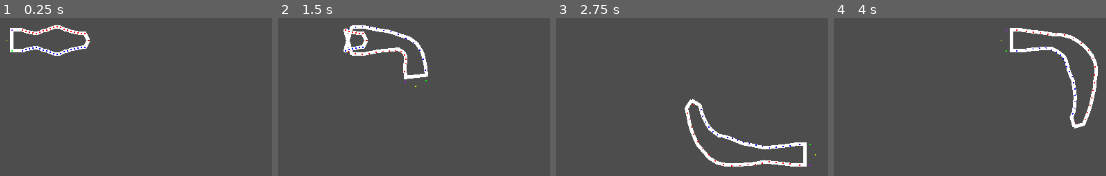
Above: before the commit, frames 1-4 (left to right).
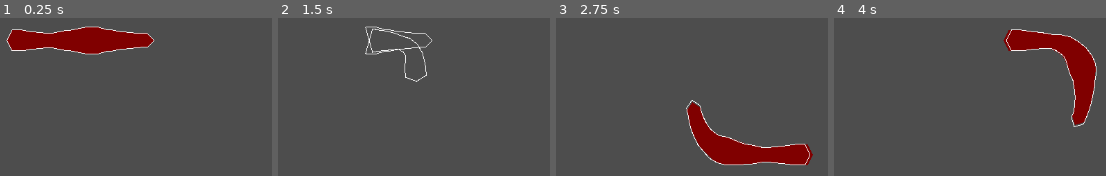
Above: after the commit, the same moments.

Repository: SeldonHh/procedural-animations
Game: Godot game, scene res://Game/scenes/main_scene/node.tscn
Two runs of this game, one before a commit and one after it. Both use one fixed random seed, a clock stepped at 60 frames per second and the inputs below.
Inputs:
- Up to frame 1 (0.25 s): no input
- Up to frame 2 (1.5 s): tap Enter at 0.5 s; hold D (right) 0.53-1.28 s; hold S (down) from 1.28 s (still down)
- Up to frame 3 (2.75 s): release S (down) at 2.03 s; hold D (right) from 2.03 s (still down)
- Up to frame 4 (4 s): release D (right) at 2.78 s; hold W (up) 2.78-3.53 s; hold A (left) from 3.53 s (still down)

The runs differ from the first frame. In frame 1, 7.4% of the frame differs, in the area x 2-57%, y 4-25%; in frame 2, 2.9%; in frame 3, 7.9%, in the area x 47-96%, y 50-95%; in frame 4, 7.9%.

Commit message:
Finished Creature script except cosmetics

Diff:
--- a/procedural_animation/Game/scenes/creature/creature.gd
+++ b/procedural_animation/Game/scenes/creature/creature.gd
@@ -5,11 +5,17 @@
 var head : Structure_Point = null
 var structure_points : Array[Structure_Point] = []
 var points : Array[Vector2]
+var body_color : Color = Color.WEB_MAROON
+var outline_color : Color = Color.WHITE
+
+func _draw() -> void:
+	draw_polygon(points,[body_color])
 
 func _ready() -> void:
+	$Line2D.default_color = outline_color
 	for i in len(body_sizes):
 		var new_point = structure_point_scene.instantiate()
-		new_point.position.x = i * 100/len(body_sizes)
+		new_point.position.x = i * 500/len(body_sizes)
 		new_point.radius = body_sizes[i]
 		new_point.parent = self
 		if i == 0:
@@ -21,14 +27,15 @@
 		if i < len(structure_points)-1:
 			structure_points[i].next_point = structure_points[i+1]
 
-func _process(delta: float) -> void:
+func _process(_delta: float) -> void:
 	$Line2D.points = points
 	points.clear()
 	points.append(head.to_global(head.right - head.parametric))
-	points.append(head.to_global(-head.parametric))
+	points.append(head.to_global(-head.parametric * 1.5))
 	points.append(head.to_global(head.left - head.parametric))
 	for structure in structure_points:
 		points.append(structure.to_global(structure.left))
 	for i in range(structure_points.size()-1,-1,-1):
 		var structure = structure_points[i]
 		points.append(structure.to_global(structure.right))
+	queue_redraw()
--- a/procedural_animation/Game/scenes/creature/creature.tscn
+++ b/procedural_animation/Game/scenes/creature/creature.tscn
@@ -9,4 +9,4 @@
 
 [node name="Line2D" type="Line2D" parent="."]
 closed = true
-width = 5.0
+width = 1.0
--- a/procedural_animation/Game/scenes/structure_point.gd
+++ b/procedural_animation/Game/scenes/structure_point.gd
@@ -10,16 +10,7 @@
 var parametric : Vector2
 var parent : Node2D = null
 
-func _draw() -> void:
-	draw_circle(left,1,Color.BLUE)
-	draw_circle(right,1,Color.RED)
-	if head:
-		draw_circle(left - parametric,1,Color.GREEN)
-		draw_circle(right - parametric ,1,Color.PURPLE)
-		draw_circle(-parametric*1.5,1,Color.YELLOW)
-
 func _process(delta: float) -> void:
-	queue_redraw()
 	if next_point != null:
 		var distance_to_next_point = next_point.position - position
 		distance_to_next_point =  distance_to_next_point.limit_length(distance_constraint)
Not shown, added: procedural_animation/.editorconfig
Not shown, added: procedural_animation/.gitattributes
Not shown, added: procedural_animation/.gitignore
